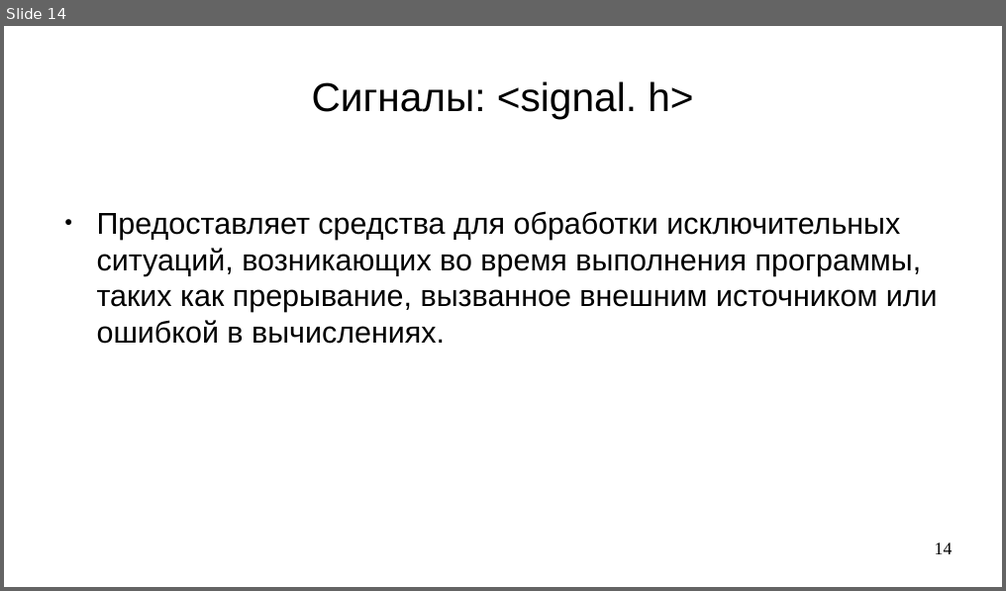
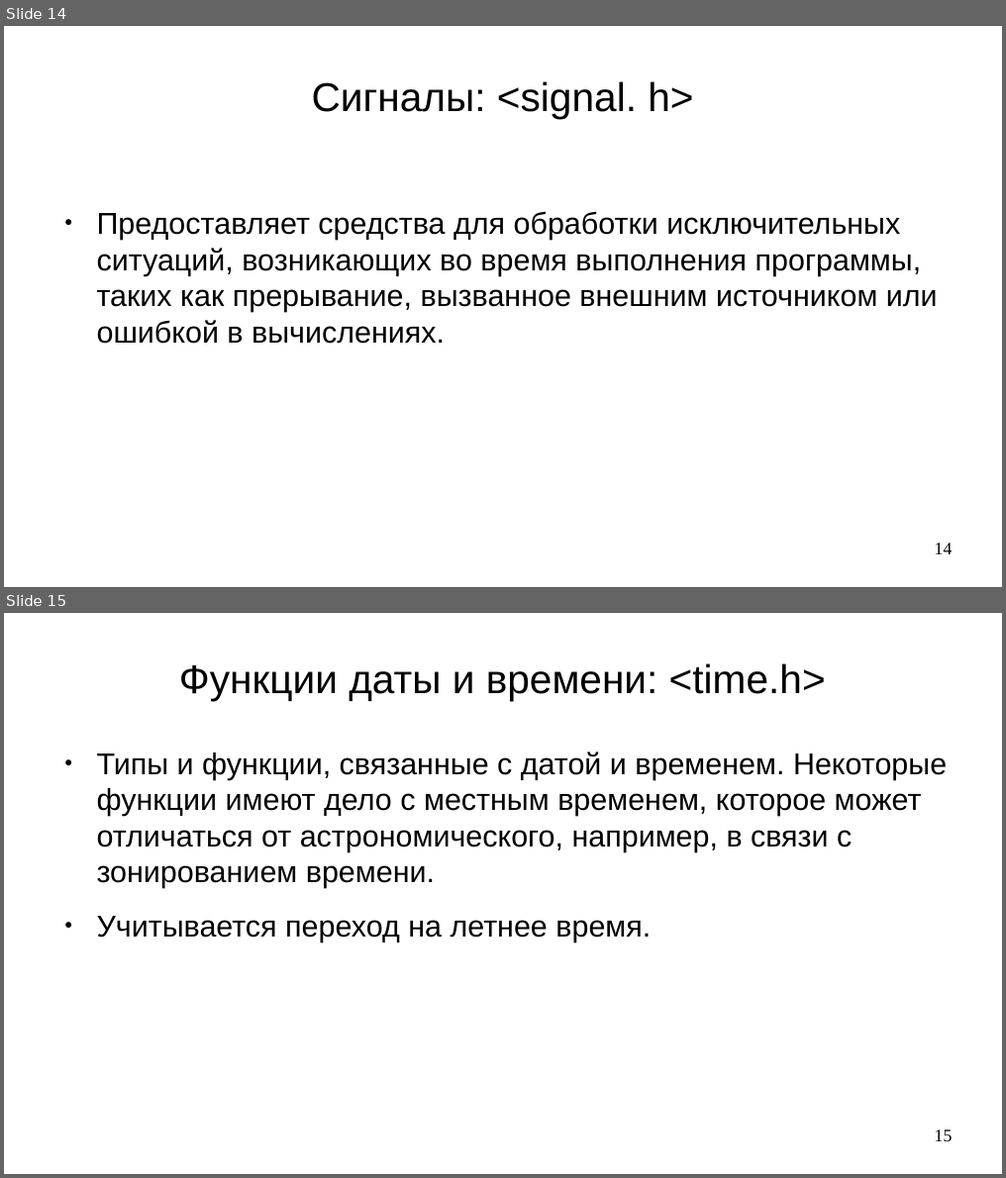
Before and after one commit to steelcraft/stud-lab, a slide deck: Лекции/CBCP01#L8.odp. Shown one above the other, each under a label of ours: slide 14 before the commit, slides 14 and 15 after it. The pictures are 1006x591 and 1006x1178 pixels, drawn with LibreOffice and Linux fonts; fonts in the diff are those of the drawing. Boxes give left, top, right and bottom in pixels: in the first picture for what was removed or moved away, otherwise in the second. Text is boxed around its words. In the diff, an @@ line names an element or a change of style, - is before the commit and + after.

```diff
--- a/Лекции/CBCP01#L8.odp
+++ b/Лекции/CBCP01#L8.odp
@@ slide 15 added at <box>4,613,1002,1174</box>, background #FFFFFF @@
@@ title added at <box>179,663,826,701</box>, 32 pt, text #000000 @@
+Функции даты и времени: <time.h>
@@ text added at <box>97,752,946,943</box>, 24 pt, text #000000 @@
+● Типы и функции, связанные с датой и временем. Некоторые функции имеют дело с местным временем, которое может отличаться от астрономического, например, в связи с зонированием времени.
+● Учитывается переход на летнее время.
@@ page number added at <box>935,1130,952,1142</box>, 14 pt, text #000000 @@
+15
```
Also in this commit, not shown: 1 other slide added.
